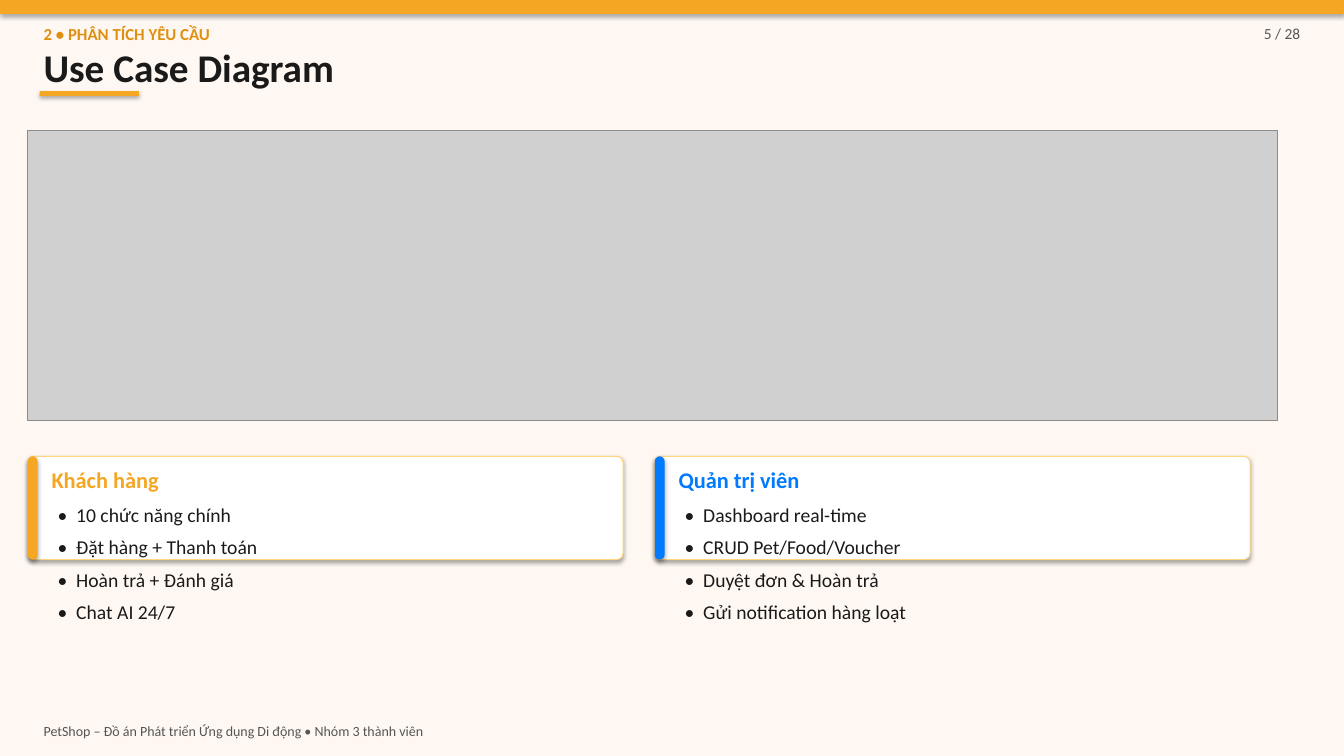
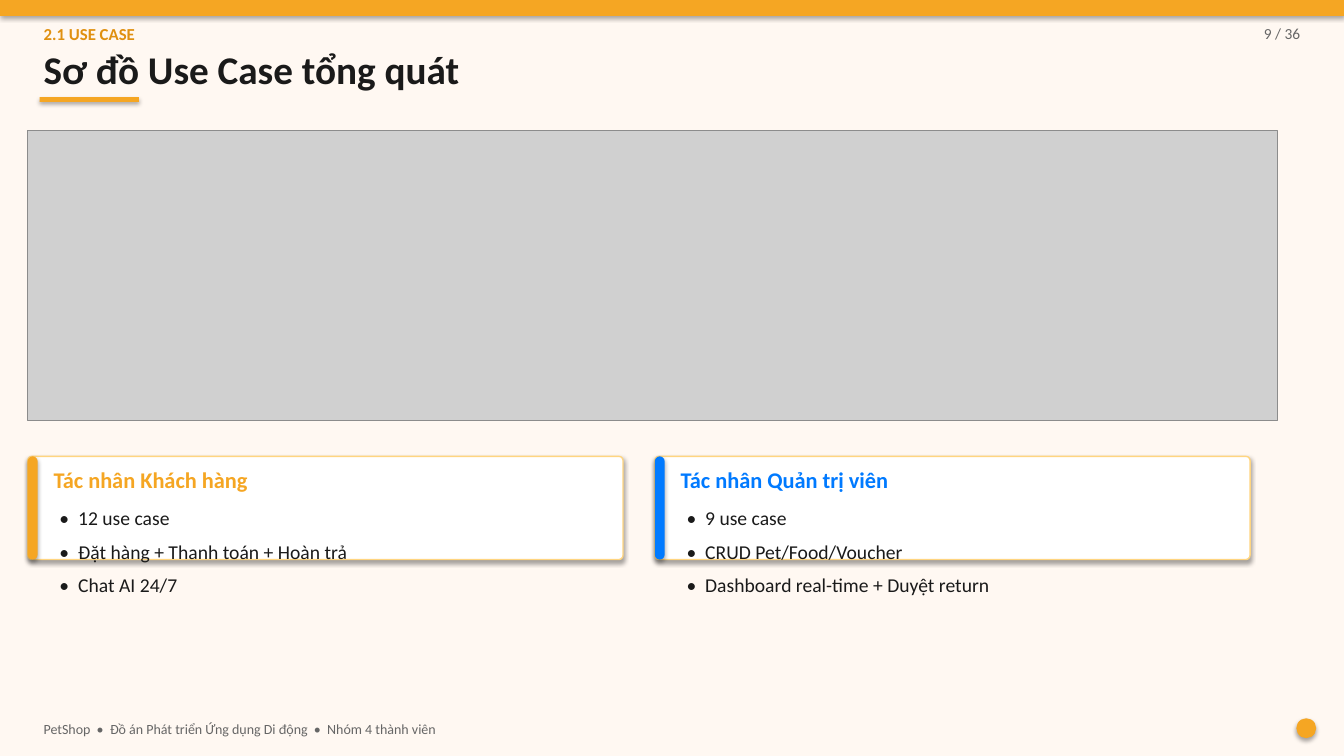
Before and after one commit to DaoTrucMai/Pet-Shop, a slide deck: slide 9 of docs/BAO_CAO_SLIDES.pptx (slide 5 before the commit). Drawn at 1344x756 pixels with LibreOffice and Linux fonts; fonts in the diff are those of the drawing; grey boxes stand for pictures. Boxes give left, top, right and bottom in pixels: in the first picture for what was removed or moved away, otherwise in the second. Text is boxed around its words. In the diff, an @@ line names an element or a change of style, - is before the commit and + after.

```diff
--- a/docs/BAO_CAO_SLIDES.pptx
+++ b/docs/BAO_CAO_SLIDES.pptx
@@ text at (x1=44, y1=29, x2=135, y2=40): text changed @@
-2 • PHÂN TÍCH YÊU CẦU
+2.1 USE CASE
@@ text at (x1=1264, y1=28, x2=1301, y2=39): text changed; text colour #555555 to #666666 @@
-5 / 28
+9 / 36
@@ text at (x1=44, y1=53, x2=460, y2=91): text changed @@
-Use Case Diagram
+Sơ đồ Use Case tổng quát
@@ rectangle moved from (x1=39, y1=92, x2=138, y2=97) to (x1=39, y1=97, x2=138, y2=102) @@
@@ rounded rectangle at (x1=28, y1=457, x2=624, y2=560): outline #FFD580 0.75 pt to #FFD580 1 pt; proportions changed @@
@@ text at (x1=54, y1=472, x2=248, y2=492): text changed @@
-Khách hàng
+Tác nhân Khách hàng
@@ rounded rectangle at (x1=655, y1=457, x2=1251, y2=560): outline #FFD580 0.75 pt to #FFD580 1 pt; proportions changed @@
@@ text at (x1=681, y1=472, x2=888, y2=492): text changed @@
-Quản trị viên
+Tác nhân Quản trị viên
@@ text at (x1=78, y1=512, x2=347, y2=564): text changed @@
-• 10 chức năng chính
-• Đặt hàng + Thanh toán
-• Hoàn trả + Đánh giá
+• 12 use case
+• Đặt hàng + Thanh toán + Hoàn trả
@@ text at (x1=705, y1=512, x2=787, y2=525): text changed @@
-• Dashboard real-time
+• 9 use case
@@ text at (x1=705, y1=545, x2=902, y2=564): line spacing 1.15 to 1.2 @@
@@ text at (x1=78, y1=578, x2=177, y2=593): line spacing 1.15 to 1.2 @@
@@ text at (x1=705, y1=578, x2=989, y2=596): text changed @@
-• Duyệt đơn & Hoàn trả
-• Gửi notification hàng loạt
+• Dashboard real-time + Duyệt return
@@ ellipse added at (x1=1297, y1=719, x2=1317, y2=739), fill #F5A623 @@
@@ text at (x1=44, y1=722, x2=436, y2=737): text changed; text colour #555555 to #666666 @@
-PetShop – Đồ án Phát triển Ứng dụng Di động • Nhóm 3 thành viên
+PetShop • Đồ án Phát triển Ứng dụng Di động • Nhóm 4 thành viên
```
Also in this commit, not shown: 17 other slides changed, 19 slides added, 10 slides removed, 26 other files.
